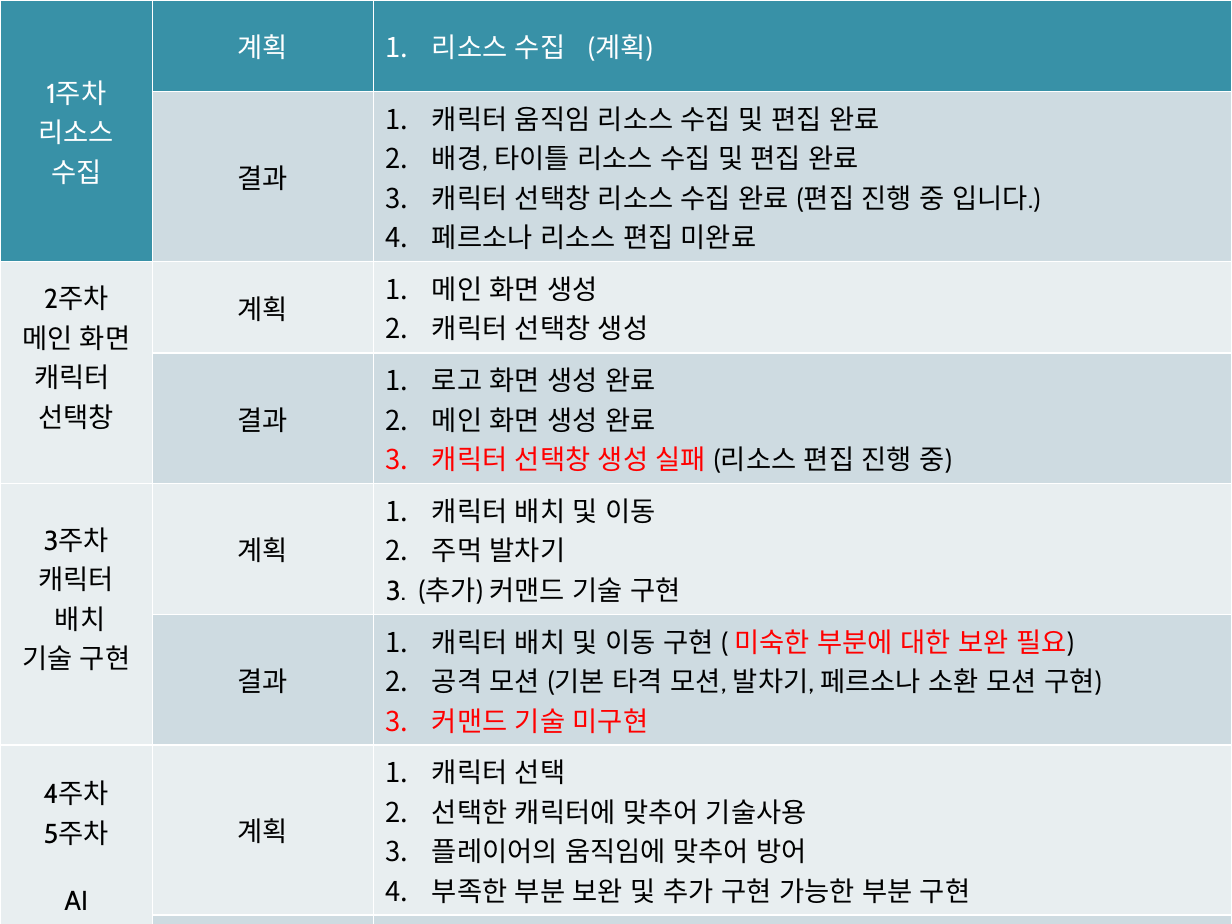
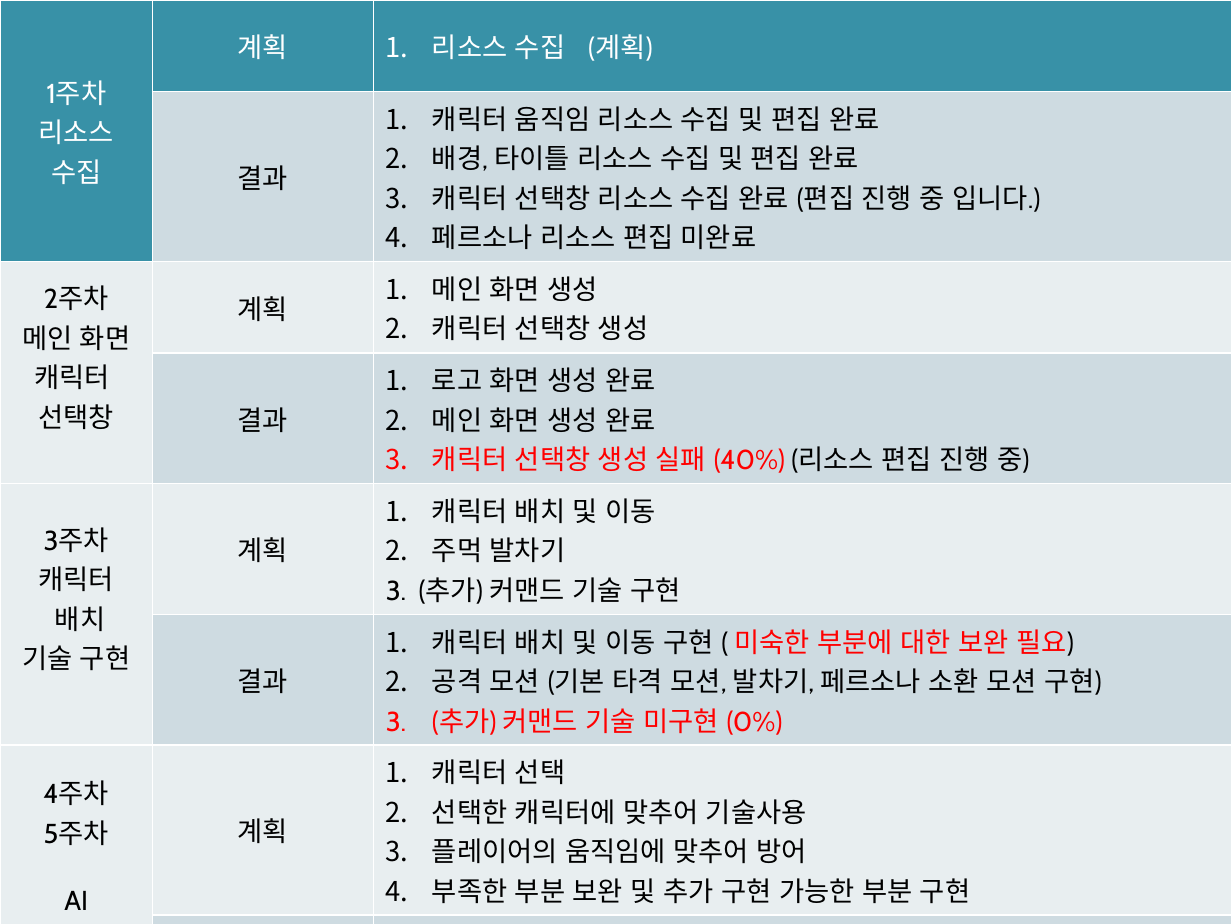
Before and after one commit to YongsunLee/2DGameProg_Python_KPU, a slide deck: slide 4 of ppt/Battle Arena Design_2차발표.pptx. Drawn at 1232x924 pixels with LibreOffice and Linux fonts; fonts in the diff are those of the drawing; background and template pictures are left out. Boxes give left, top, right and bottom in pixels: in the first picture for what was removed or moved away, otherwise in the second. Text is boxed around its words. In the diff, an @@ line names an element or a change of style, - is before the commit and + after.

Commit message:
update

```diff
--- a/ppt/Battle Arena Design_2차발표.pptx
+++ b/ppt/Battle Arena Design_2차발표.pptx
@@ table at [0, 0, 1232, 919] @@
-row 4, column 3: 로고 화면 생성 완료 / 메인 화면 생성 완료 / 캐릭터 선택창 생성 실패 (리소스 편집 진행 중)
+row 4, column 3: 로고 화면 생성 완료 / 메인 화면 생성 완료 / 캐릭터 선택창 생성 실패 (40%) (리소스 편집 진행 중)
-row 6, column 3: 캐릭터 배치 및 이동 구현 ( 미숙한 부분에 대한 보완 필요) / 공격 모션 (기본 타격 모션, 발차기, 페르소나 소환 모션 구현) / 커맨드 기술 미구현
+row 6, column 3: 캐릭터 배치 및 이동 구현 ( 미숙한 부분에 대한 보완 필요) / 공격 모션 (기본 타격 모션, 발차기, 페르소나 소환 모션 구현) / (추가) 커맨드 기술 미구현 (0%)
-row 8, column 3: AI 미구현
+row 8, column 3: AI 미구현 (10%)
```
Also in this commit, not shown: 1 other slide changed, 1 slide added, 1 slide removed.
